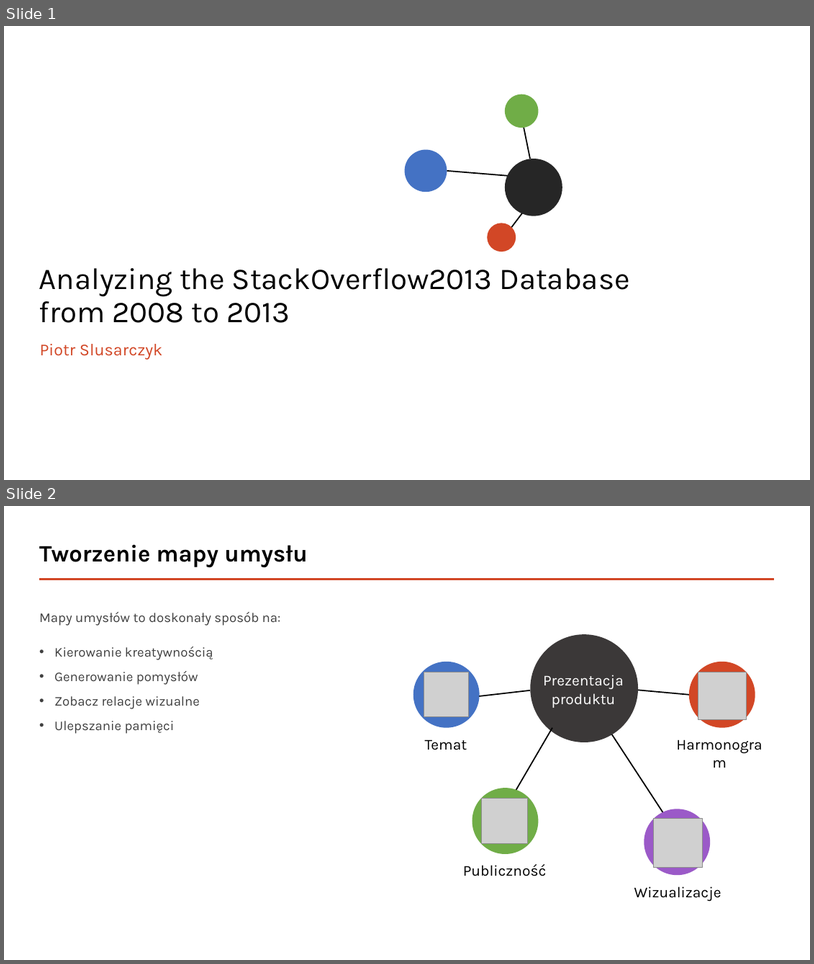
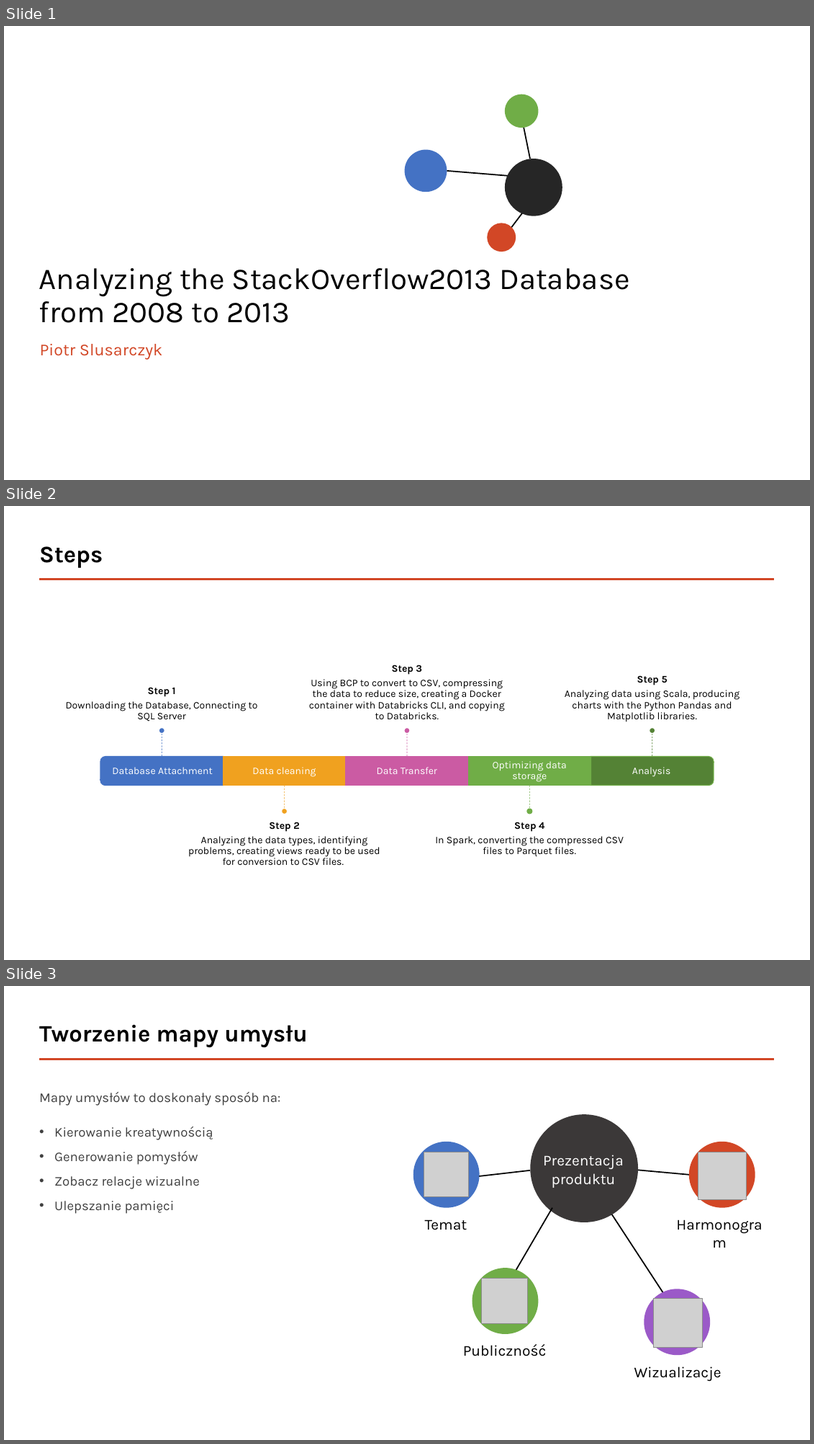
Before and after one commit to piotreks-uw-edu/uw-big-data-stackoverflow-project, a slide deck: Presentation/Analyzing the StackOverflow2013 Database from 2008 to 2013.pptx. Shown one above the other, each under a label of ours: slides 1 and 2 before the commit, slides 1, 2 and 3 after it. The pictures are 814x964 and 814x1444 pixels, drawn with LibreOffice and Linux fonts; fonts in the diff are those of the drawing; grey boxes stand for pictures. Boxes give left, top, right and bottom in pixels: in the first picture for what was removed or moved away, otherwise in the second. Text is boxed around its words. In the diff, an @@ line names an element or a change of style, - is before the commit and + after.

Commit message:
Slide 2. Overall 1,61 minutes

```diff
--- a/Presentation/Analyzing the StackOverflow2013 Database from 2008 to 2013.pptx
+++ b/Presentation/Analyzing the StackOverflow2013 Database from 2008 to 2013.pptx
@@ slide 2 added at <box>4,506,810,960</box>, background #FFFFFF; not listed: 1 template element that a slide beside it also shows @@
@@ title added at <box>39,546,103,568</box>, 28 pt, text #000000, bold @@
+Steps
@@ group added at <box>66,664,740,865</box>: 10 texts, 5 lines, 5 ellipses, 3 rectangles, 2 round same rects @@
+Database Attachment
+Step 1
+Downloading the Database, Connecting to SQL Server
+Data cleaning
+Step 2
+Analyzing the data types, identifying problems, creating views ready to be used for conversion to CSV files.
+Data Transfer
+Step 3
+Using BCP to convert to CSV, compressing the data to reduce size, creating a Docker container with Databricks CLI, and copying to Databricks.
+Optimizing data storage
+Step 4
+In Spark, converting the compressed CSV files to Parquet files.
+Analysis
+Step 5
+Analyzing data using Scala, producing charts with the Python Pandas and Matplotlib libraries.
@@ what was slide 2 is now slide 3 @@
```
